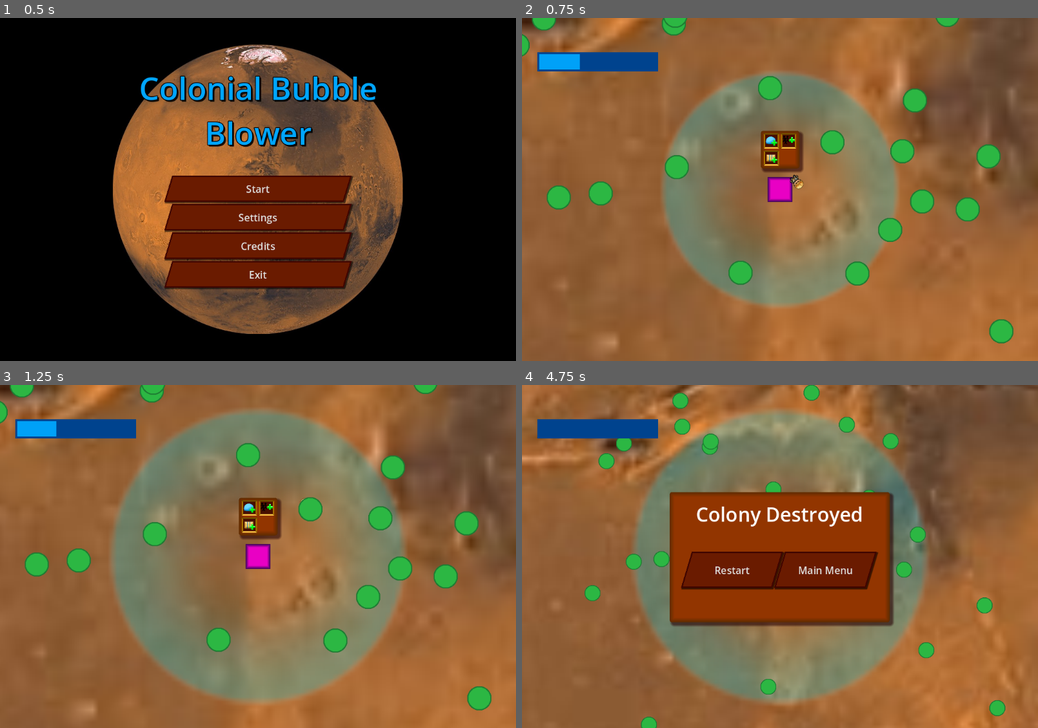
Above: before the commit, frames 1-4 (two rows, left to right).
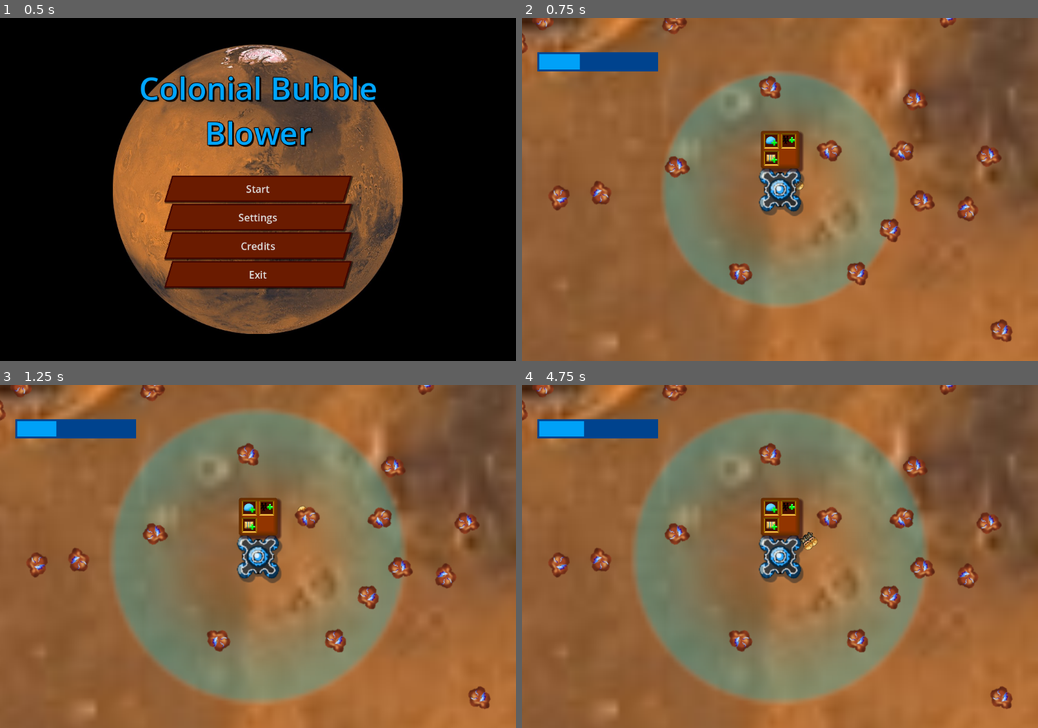
Above: after the commit, the same moments.

Repository: Fach01/Bopulation-Bubble-Beyond
Game: Godot game, scene res://Scenes/Main Menu.tscn
Same seed, same stepped clock (60 frames per second), same inputs: the game is played once before the commit and once after it.
Inputs (mouse positions are in pixels of both pictures, inside the frame that each line leads up to):
- Up to frame 1 (0.5 s): no input
- Up to frame 2 (0.75 s): click "Start" at 0.5 s
- Up to frame 3 (1.25 s): no input
- Up to frame 4 (4.75 s): click (790, 508) at 1.25 s; click (769, 508) at 2 s; click (769, 525) at 2.75 s; click (769, 508) at 3.5 s; click (790, 508) at 4.25 s

Frame 1 is identical in both runs. In frame 2, 5.4% of the frame differs, in the area x 0-96%, y 0-95%; in frame 3, 5.4%; in frame 4, 36%, in the area x 0-100%, y 0-100%.

Commit message:
updated all the textures and fixed buy unit button

Diff:
--- a/Objects/Resource Node.tscn
+++ b/Objects/Resource Node.tscn
@@ -1,19 +1,9 @@
-[gd_scene load_steps=4 format=3 uid="uid://c1vgspxk4gkk6"]
+[gd_scene load_steps=3 format=3 uid="uid://c1vgspxk4gkk6"]
 
+[ext_resource type="Texture2D" uid="uid://3ax0gtq2masb" path="res://Assets/Textures/Resource Node.png" id="1_4p0wr"]
 [ext_resource type="Script" path="res://Scripts/resource.gd" id="1_cpswr"]
 
-[sub_resource type="Gradient" id="Gradient_e2sic"]
-interpolation_mode = 1
-offsets = PackedFloat32Array(0, 0.89769, 1)
-colors = PackedColorArray(0.1728, 0.72, 0.264, 1, 0.1152, 0.48, 0.20032, 1, 0.180392, 0.521569, 0.180392, 0)
-
-[sub_resource type="GradientTexture2D" id="GradientTexture2D_m1vj5"]
-gradient = SubResource("Gradient_e2sic")
-fill = 1
-fill_from = Vector2(0.5, 0.5)
-fill_to = Vector2(1, 0.5)
-
 [node name="Resource" type="Sprite2D"]
-position = Vector2(135, -122)
-texture = SubResource("GradientTexture2D_m1vj5")
+scale = Vector2(2.1875, 2.1875)
+texture = ExtResource("1_4p0wr")
 script = ExtResource("1_cpswr")
--- a/Scenes/Game Scene.tscn
+++ b/Scenes/Game Scene.tscn
@@ -1,9 +1,10 @@
-[gd_scene load_steps=23 format=3 uid="uid://koriirba2qc7"]
+[gd_scene load_steps=22 format=3 uid="uid://koriirba2qc7"]
 
 [ext_resource type="Script" path="res://Scripts/resource_manager.gd" id="1_uj0k0"]
 [ext_resource type="PackedScene" uid="uid://c1vgspxk4gkk6" path="res://Objects/Resource Node.tscn" id="2_f0crh"]
 [ext_resource type="Script" path="res://Scripts/home_base.gd" id="3_t5err"]
 [ext_resource type="Texture2D" uid="uid://sbqle6wjpmp0" path="res://Assets/Textures/Bubble Upgrade.png" id="4_b6coj"]
+[ext_resource type="Texture2D" uid="uid://kkg85xhbgnjc" path="res://Assets/Textures/Generator.png" id="4_mbi4j"]
 [ext_resource type="PackedScene" uid="uid://xftryq1tmjcv" path="res://Objects/unit.tscn" id="5_j3rfs"]
 [ext_resource type="Texture2D" uid="uid://diynp1cg5pq64" path="res://Assets/Textures/Mars.jpg" id="5_ppkt8"]
 [ext_resource type="ButtonGroup" uid="uid://f4soss1gceil" path="res://Objects/Store Button Group.tres" id="6_5twy6"]
@@ -23,16 +24,6 @@
 [sub_resource type="GradientTexture2D" id="GradientTexture2D_2xryy"]
 gradient = SubResource("Gradient_s4prp")
 fill = 1
-fill_from = Vector2(0.5, 0.5)
-fill_to = Vector2(0.5, 0)
-
-[sub_resource type="Gradient" id="Gradient_fpl07"]
-offsets = PackedFloat32Array(0.742574, 1)
-colors = PackedColorArray(0.917076, 0.000167302, 0.771621, 1, 0.236075, 0.00041674, 0.360006, 1)
-
-[sub_resource type="GradientTexture2D" id="GradientTexture2D_73ndl"]
-gradient = SubResource("Gradient_fpl07")
-fill = 2
 fill_from = Vector2(0.5, 0.5)
 fill_to = Vector2(0.5, 0)
 
@@ -70,13 +61,15 @@
 resource_node_tree = ExtResource("2_f0crh")
 
 [node name="Resource" parent="Resource Manager" instance=ExtResource("2_f0crh")]
+position = Vector2(128, -101)
 
 [node name="Bubble" type="Sprite2D" parent="."]
 scale = Vector2(10, 10)
 texture = SubResource("GradientTexture2D_2xryy")
 
-[node name="Home Base" type="Sprite2D" parent="." node_paths=PackedStringArray("shield", "camera", "UI_parent", "unit_instancer")]
-texture = SubResource("GradientTexture2D_73ndl")
+[node name="Unit Parent" type="Node" parent="."]
+
+[node name="Home Base" type="Node2D" parent="." node_paths=PackedStringArray("shield", "camera", "UI_parent", "unit_parent", "unit_instancer")]
 script = ExtResource("3_t5err")
 unit_cost = 40.0
 bubble_upgrade_cost = 20.0
@@ -84,6 +77,7 @@
 shield = NodePath("../Bubble")
 camera = NodePath("../Camera2D")
 UI_parent = NodePath("../HUD/AspectRatioContainer/Control2")
+unit_parent = NodePath("../Unit Parent")
 lose_screen = ExtResource("10_va2wc")
 win_screen = ExtResource("6_kd8gn")
 dead_unit_texture = ExtResource("6_xugy1")
@@ -94,6 +88,10 @@
 [node name="MultiMeshInstance2D" type="MultiMeshInstance2D" parent="Home Base"]
 multimesh = SubResource("MultiMesh_w7il5")
 texture = ExtResource("7_lp43u")
+
+[node name="Sprite2D" type="Sprite2D" parent="Home Base"]
+scale = Vector2(2.15625, 2.15625)
+texture = ExtResource("4_mbi4j")
 
 [node name="HUD" type="CanvasLayer" parent="."]
 
@@ -195,6 +193,6 @@
 
 [connection signal="changed_resource" from="Home Base" to="HUD/AspectRatioContainer/Control/ProgressBar" method="set_value"]
 [connection signal="changed_storage" from="Home Base" to="HUD/AspectRatioContainer/Control/ProgressBar" method="set_max"]
-[connection signal="pressed" from="HUD/AspectRatioContainer/Control2/Panel/GridContainer/Upgrade Shield" to="Home Base" method="upgrade_shield" binds= [1]]
+[connection signal="pressed" from="HUD/AspectRatioContainer/Control2/Panel/GridContainer/Upgrade Shield" to="Home Base" method="upgrade_shield"]
 [connection signal="pressed" from="HUD/AspectRatioContainer/Control2/Panel/GridContainer/Buy Unit" to="Home Base" method="buy_units" binds= [1]]
 [connection signal="pressed" from="HUD/AspectRatioContainer/Control2/Panel/GridContainer/Upgrade Storage" to="Home Base" method="upgrade_storage"]
--- a/Scripts/home_base.gd
+++ b/Scripts/home_base.gd
@@ -1,5 +1,5 @@
 class_name Home_Base
-extends Sprite2D
+extends Node2D
 
 @export_category("Runtime Values")
 @export var unit_cost : float
@@ -10,6 +10,7 @@
 @export var shield : Node2D
 @export var camera : Camera2D
 @export var UI_parent : Control
+@export var unit_parent : Node
 @export var lose_screen : PackedScene
 @export var win_screen : PackedScene
 
@@ -98,7 +99,7 @@
 		var new_unit : Unit = unit_scene.instantiate()
 		new_unit.home_base = self
 		new_unit.resource_manager = get_parent().find_child("Resource Manager")
-		get_parent().add_child.call_deferred(new_unit)
+		unit_parent.add_child.call_deferred(new_unit)
 		units.append(new_unit)
 		unit_instancer.multimesh.instance_count += 1
 
--- a/Scripts/resource.gd
+++ b/Scripts/resource.gd
@@ -14,6 +14,7 @@
 func _ready():
     resource_count = randi_range(min_count,max_count)
     resource_value = randi_range(min_value,max_value)
+    rotate(randf() * TAU)
 
 func Peak_Resources() -> int :
     return resource_count
Binary file added: Assets/Textures/Generator.png
Not shown, added: Assets/Textures/Generator.png.import
Binary file added: Assets/Textures/Resource Node.jpg
Not shown, added: Assets/Textures/Resource Node.jpg.import
Binary file added: Assets/Textures/Resource Node.png
Not shown, added: Assets/Textures/Resource Node.png.import
Not shown, added: Assets/Textures/Generator.png~
